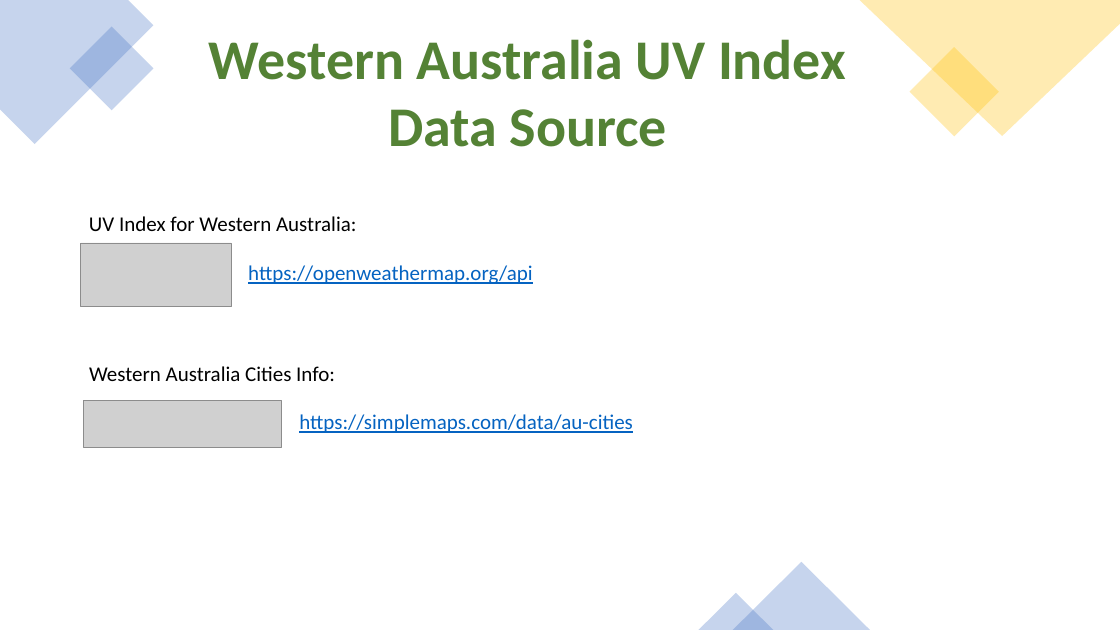
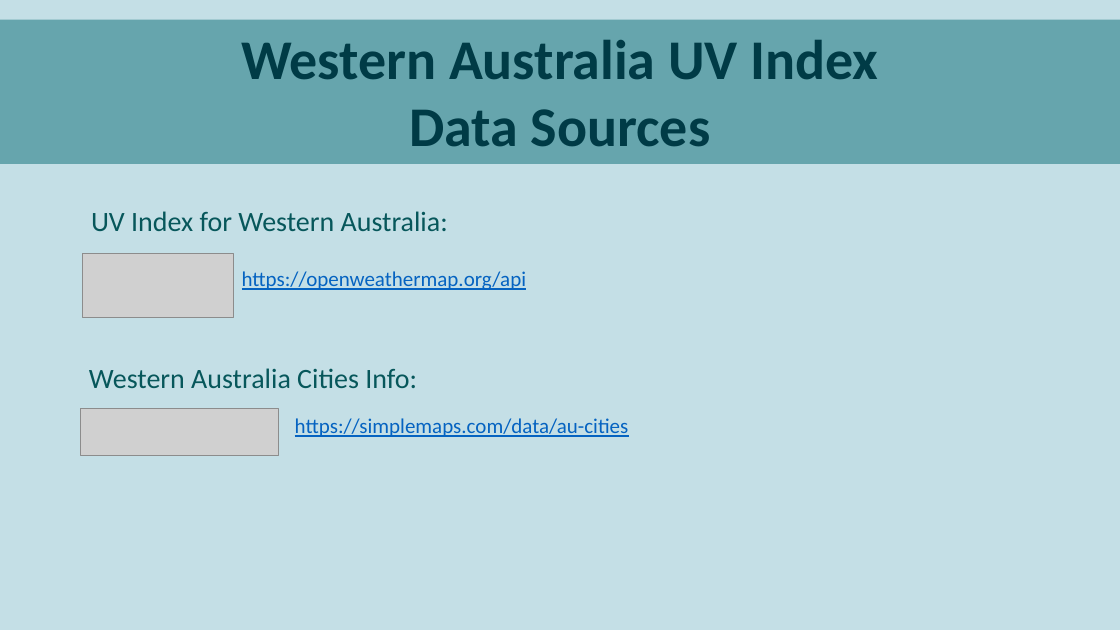
Before and after one commit to parastoorazavi/Data-Analytics-Project-2, a slide deck: slide 3 of Presentation.pptx. Drawn at 1120x630 pixels with LibreOffice and Linux fonts; fonts in the diff are those of the drawing; grey boxes stand for pictures. Boxes give left, top, right and bottom in pixels: in the first picture for what was removed or moved away, otherwise in the second. Text is boxed around its words. In the diff, an @@ line names an element or a change of style, - is before the commit and + after.

```diff
--- a/Presentation.pptx
+++ b/Presentation.pptx
@@ background #FFFFFF to #C4DFE6 @@
@@ rectangle "Western Australia UV Index" resized from (x1=209, y1=39, x2=846, y2=147) to (x1=0, y1=19, x2=1120, y2=164) @@
@@ rectangle "Western Australia UV Index" at (x1=0, y1=19, x2=1120, y2=164): fill none to #66A5AD @@
@@ freeform shape removed at (x1=0, y1=0, x2=154, y2=144) @@
@@ rectangle removed at (x1=70, y1=26, x2=154, y2=111) @@
@@ freeform shape removed at (x1=860, y1=0, x2=1120, y2=136) @@
@@ text in rectangle at (x1=241, y1=40, x2=878, y2=80): text colour #548235 to #003B46 in "Western Australia UV Index" @@
@@ rectangle removed at (x1=909, y1=47, x2=999, y2=137) @@
@@ text in rectangle at (x1=409, y1=109, x2=710, y2=147): text changed; text colour #548235 to #003B46 @@
-Data Source
+Data Sources
@@ text "UV Index for Western Australia:" at (x1=91, y1=211, x2=448, y2=231): size 18 to 24 pt, text colour #000000 to #07575B @@
@@ picture moved from (x1=81, y1=243, x2=231, y2=307) to (x1=83, y1=254, x2=234, y2=318) @@
@@ 2 texts, 1 picture moved together from (x1=84, y1=265, x2=633, y2=447) to (x1=81, y1=271, x2=629, y2=455) @@
@@ text "Western Australia Cities Info:" at (x1=89, y1=368, x2=417, y2=388): size 18 to 24 pt, text colour #000000 to #07575B @@
@@ triangle removed at (x1=733, y1=562, x2=870, y2=630) @@
@@ triangle removed at (x1=699, y1=593, x2=774, y2=630) @@
```
Also in this commit, not shown: 11 other slides changed, 1 slide added, 1 slide removed, 2 other files.
